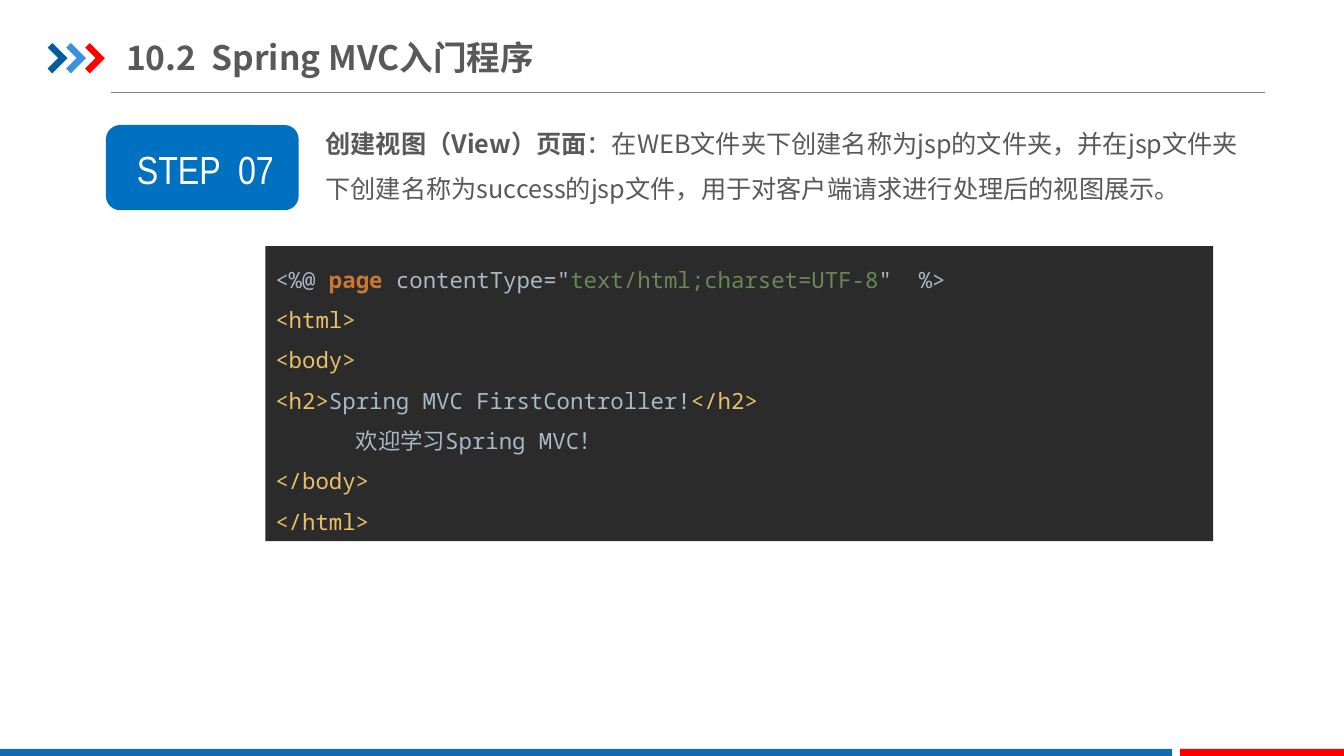
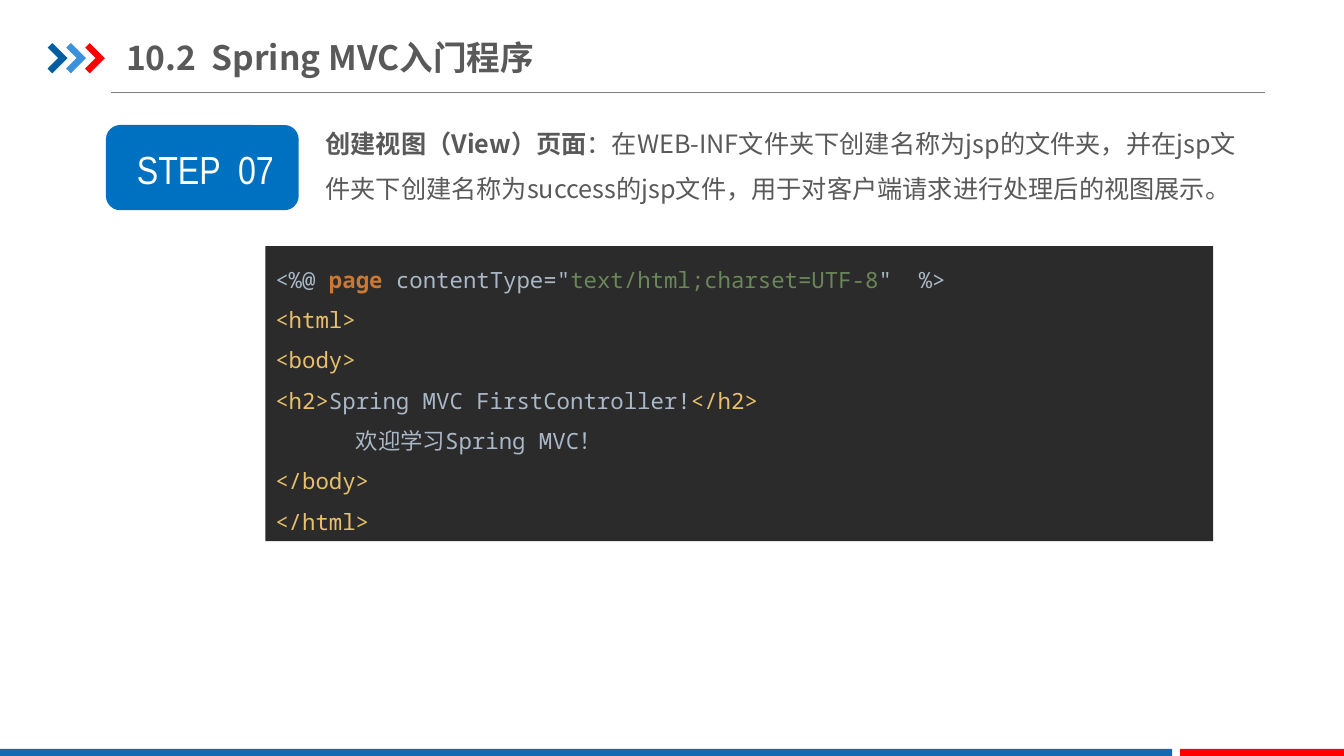
Before and after one commit to shuhongfan/Spring_HomeWork, a slide deck: slide 20 of 第10章 初识Spring MVC框架.pptx. Drawn at 1344x756 pixels with LibreOffice and Linux fonts; fonts in the diff are those of the drawing. Boxes give left, top, right and bottom in pixels: in the first picture for what was removed or moved away, otherwise in the second. Text is boxed around its words. In the diff, an @@ line names an element or a change of style, - is before the commit and + after.

```diff
--- a/第10章 初识Spring MVC框架.pptx
+++ b/第10章 初识Spring MVC框架.pptx
@@ text at (x1=326, y1=131, x2=1236, y2=204): text changed @@
-创建视图（View）页面：在WEB文件夹下创建名称为jsp的文件夹，并在jsp文件夹下创建名称为success的jsp文件，用于对客户端请求进行处理后的视图展示。
+创建视图（View）页面：在WEB-INF文件夹下创建名称为jsp的文件夹，并在jsp文件夹下创建名称为success的jsp文件，用于对客户端请求进行处理后的视图展示。
```
Also in this commit, not shown: 1 other slide changed, 21 other files.
